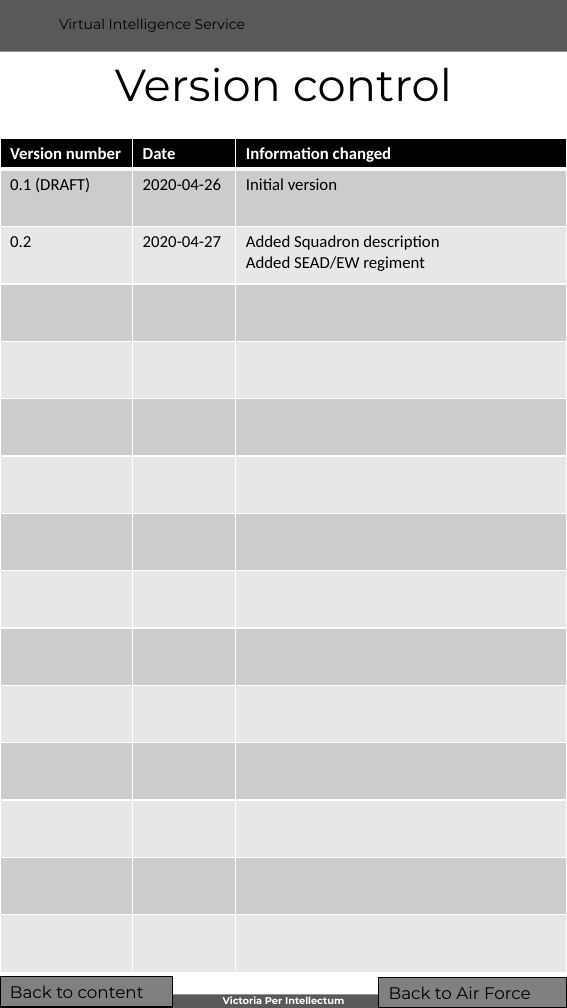
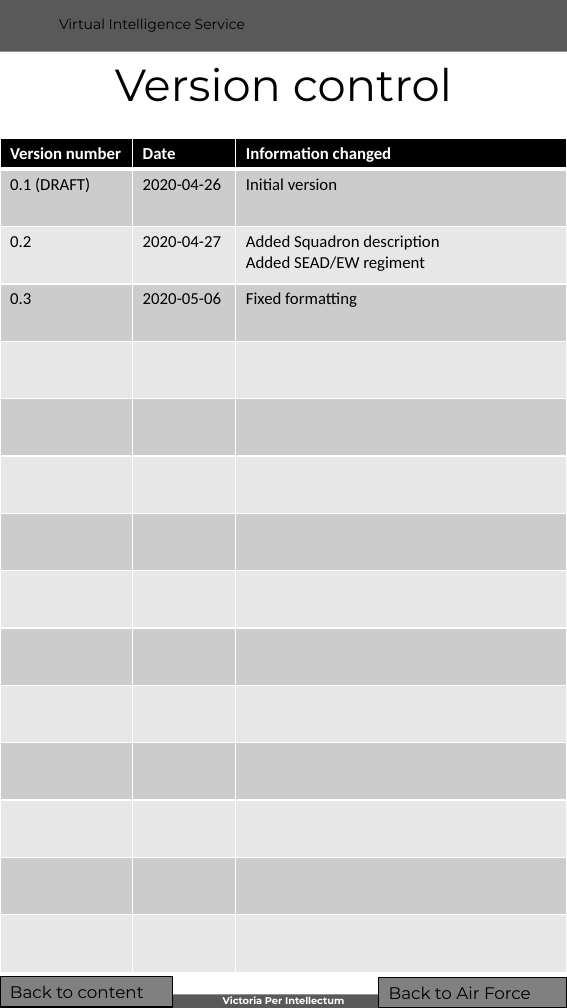
Before and after one commit to 132nd-vWing/VIS, a slide deck: slide 3 of BASIC/WIP/VIS Generic_Order_of_Battle - Air Forces.pptx. Drawn at 567x1008 pixels with LibreOffice and Linux fonts; fonts in the diff are those of the drawing; background and template pictures are left out. Boxes give left, top, right and bottom in pixels: in the first picture for what was removed or moved away, otherwise in the second. Text is boxed around its words. In the diff, an @@ line names an element or a change of style, - is before the commit and + after.

```diff
--- a/BASIC/WIP/VIS Generic_Order_of_Battle - Air Forces.pptx
+++ b/BASIC/WIP/VIS Generic_Order_of_Battle - Air Forces.pptx
@@ table at [0, 139, 567, 974] @@
+row 4: 0.3 | 2020-05-06 | Fixed formatting
-row 15:  |  | 
```
Also in this commit, not shown: 8 other slides changed, 10 slides removed, 14 other files.
